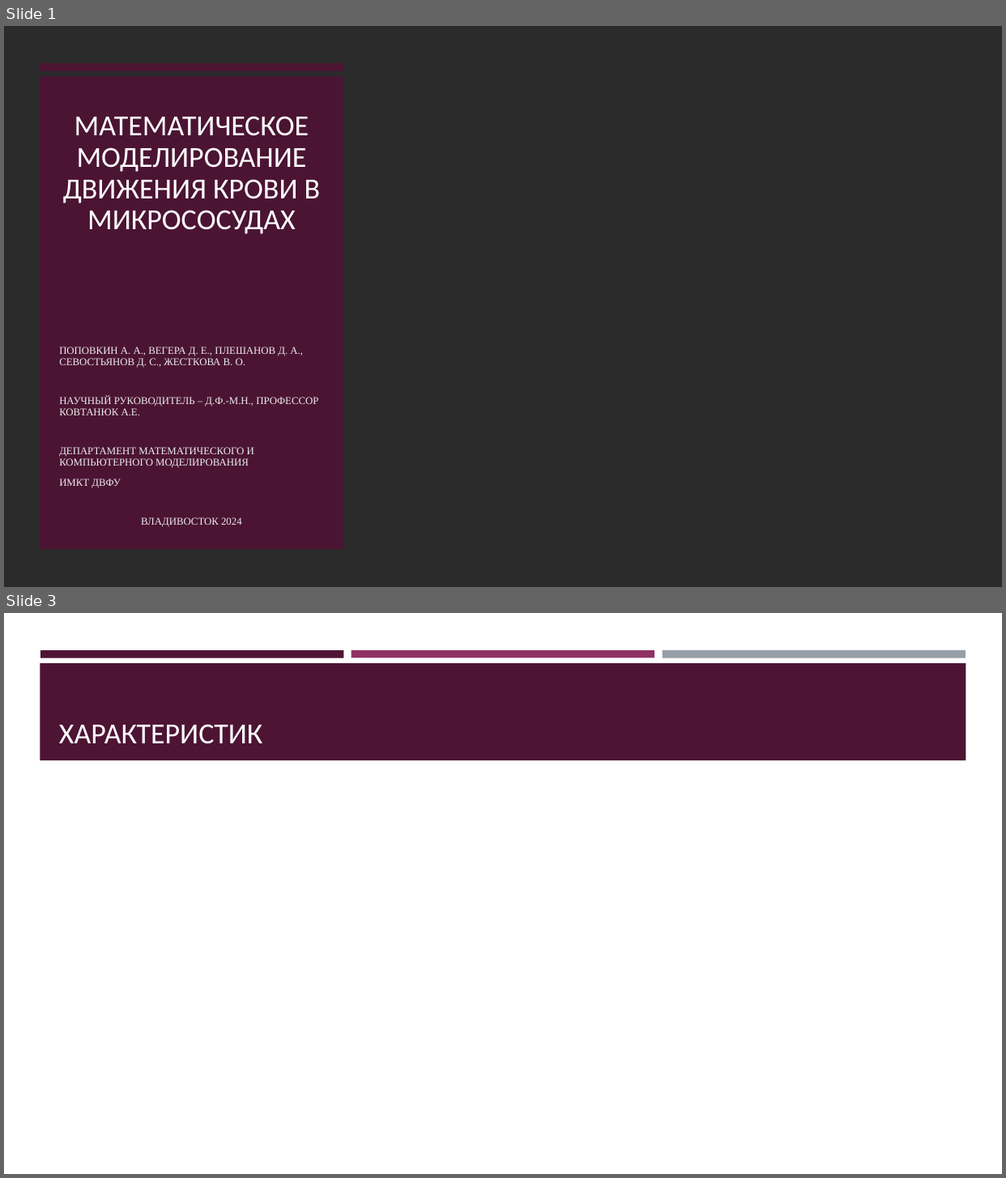
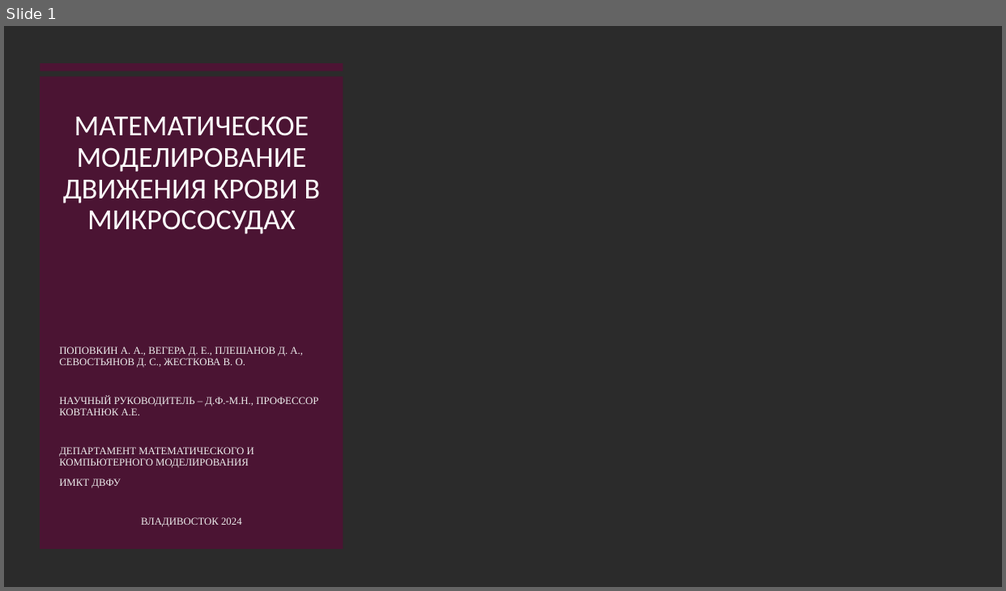
Before and after one commit to Jrol123/Blood_Science, a slide deck: f_docs/Презентация.pptx. Shown one above the other, each under a label of ours: slides 1 and 3 before the commit, slide 1 after it; the slides between them are not shown. The pictures are 1006x1178 and 1006x591 pixels, drawn with LibreOffice and Linux fonts; fonts in the diff are those of the drawing; background and template pictures are left out; a plain dark background stands for a picture behind light text. Boxes give left, top, right and bottom in pixels: in the first picture for what was removed or moved away, otherwise in the second. Text is boxed around its words. In the diff, an @@ line names an element or a change of style, - is before the commit and + after.

```diff
--- a/f_docs/Презентация.pptx
+++ b/f_docs/Презентация.pptx
@@ slide 3 removed at (4, 613, 1002, 1174), background #FFFFFF @@
@@ rectangle removed at (40, 650, 344, 658) @@
@@ rectangle removed at (351, 650, 654, 658) @@
@@ rectangle removed at (662, 650, 965, 658) @@
@@ rectangle removed at (40, 663, 966, 760) @@
@@ title removed at (59, 724, 262, 744) @@
-ХАРАКТЕРИСТИК
```
Also in this commit, not shown: 1 slide changed, 9 slides added, 2 other files.
